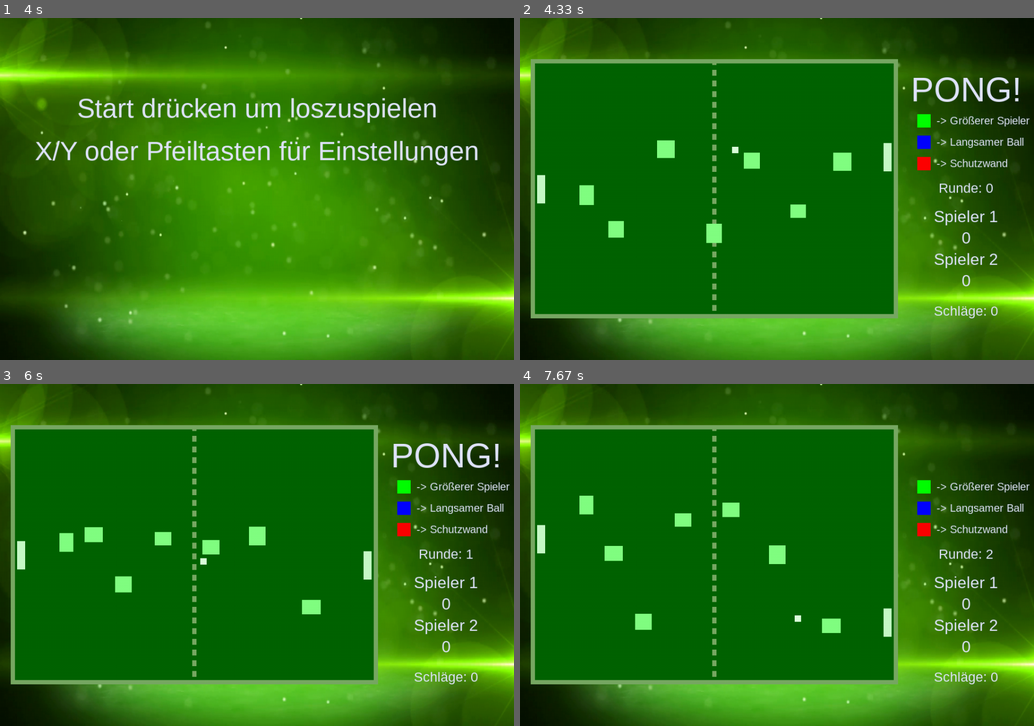
Above: before the commit, frames 1-4 (two rows, left to right).
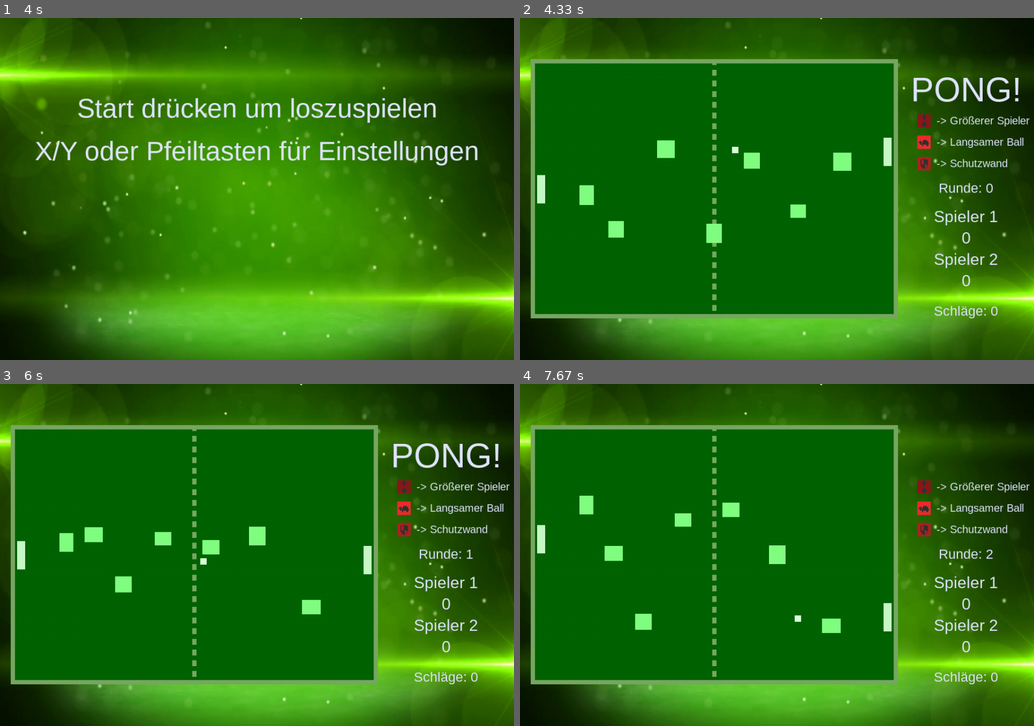
Above: after the commit, the same moments.

Repository: astroPythoner/pygame_Pong
Game: pygame game, started from pong.py
Same seed, same stepped clock (60 frames per second), same inputs: the game is played once before the commit and once after it.
Inputs:
- Up to frame 1 (4 s): hold Right 0.33-0.8 s; hold Up 0.83-1.3 s; tap D at 1.33 s; tap A at 1.67 s; hold Right 2.83-3.47 s
- Up to frame 2 (4.33 s): tap Space at 4 s
- Up to frame 3 (6 s): hold Left 4.5-4.8 s; hold Up 4.83-5.2 s; hold Up 5.23-5.53 s; tap Space at 5.57, 5.9 s
- Up to frame 4 (7.67 s): tap W at 6.23 s; hold Up 6.57-6.87 s; hold Up 6.9-7.27 s; tap Space at 7.63 s

Frame 1 is identical in both runs. In frame 2, 0.4% of the frame differs, in the area x 70-80%, y 28-45%; in frame 3, 0.4%, in the area x 70-80%, y 28-58%; in frame 4, 0.4%.

Commit message:
Schönere Darstellung der Power-Ups

Diff:
--- a/constants.py
+++ b/constants.py
@@ -47,9 +47,9 @@
 BALL_COLOR = (220,255,220)
 MAKIERUNGEN = (120,170,100)
 HINDERNIS_COLOR = (130,255,130)
-LONG_POWER_UP_COLOR =    (0,255,0)
-SCHUTZ_POWER_UP_COLOR =  (255,0,0)
-LANGSAM_POWER_UP_COLOR = (0,0,255)
+LONG_POWER_UP_COLOR =    (139,26,26)
+SCHUTZ_POWER_UP_COLOR =  (178,34,34)
+LANGSAM_POWER_UP_COLOR = (238,44,44)
 
 # POWER_UPS
 LONG_POWER_UP = "long power up"
@@ -105,6 +105,10 @@
 background = pygame.transform.scale(background, (WIDTH, HEIGHT))
 background_rect = background.get_rect()
 
+LANGSAM_POWER_UP_img = load_graphics_from_file_array(["small turtle.png"], img_dir, color_key=BLACK)
+SCHUTZ_POWER_UP_img = load_graphics_from_file_array(["small schild.png"], img_dir, color_key=BLACK)
+LONG_POWER_UP_img = load_graphics_from_file_array(["small pfeile.png"], img_dir, color_key=BLACK)
+
 #pygame.mixer.music.load(path.join(snd_dir, '<name>'))
 #pygame.mixer.music.set_volume(game_music_volume)
 #pygame.mixer.music.play(loops=-1)
--- a/pong.py
+++ b/pong.py
@@ -513,12 +513,15 @@
     def draw_power_up_info(self, center_x, y):
         rechteck = pygame.Rect(center_x - 90, y, 25, 25)
         pygame.draw.rect(screen, LONG_POWER_UP_COLOR, rechteck)
+        screen.blit(pygame.transform.scale(LONG_POWER_UP_img, (24, 24)), (center_x - 90, y))
         self.draw_text(screen,"-> Größerer Spieler",20,center_x-55,y,rect_place="oben_links")
         rechteck = pygame.Rect(center_x - 90, y + 40, 25, 25)
         pygame.draw.rect(screen, LANGSAM_POWER_UP_COLOR, rechteck)
+        screen.blit(pygame.transform.scale(LANGSAM_POWER_UP_img, (24, 24)), (center_x - 90, y + 40))
         self.draw_text(screen,"-> Langsamer Ball",20,center_x-55,y+40,rect_place="oben_links")
         rechteck = pygame.Rect(center_x - 90, y + 80, 25, 25)
         pygame.draw.rect(screen, SCHUTZ_POWER_UP_COLOR, rechteck)
+        screen.blit(pygame.transform.scale(SCHUTZ_POWER_UP_img, (24, 24)), (center_x - 90, y + 80))
         self.draw_text(screen,"-> Schutzwand",20,center_x-55,y+80,rect_place="oben_links")
 
     def show_end_game_info(self, surf, center_x, y, gewonnener_spieler = None):
@@ -664,6 +667,9 @@
         self.game_status = None
         self.schläge = 0
         self.abprallort = None
+        self.last_schlag = None
+        self.player0_has_schutz = False
+        self.player1_has_schutz = False
 
     def detect_and_react_collisions(self):
         # Überprüfen ob der Ball irgendwo abprallen soll
@@ -674,7 +680,7 @@
                     self.abprallort = self.ball.rect.center
                 # Wenn von einem Spieler abgeprallt wurde anzahl der Schläge hochzählen und letzten Schlag dem Spieler zuweisen
                 if hindernis in [self.player0,self.player1]:
-                    if self.schläge == 0:
+                    if self.schläge == 0 and self.with_hindernissen:
                         # Beim ersten Schuss Power-Ups platzieren
                         erstes_hindernis = random.choice(self.hindernisse.sprites())
                         erstes_hindernis.make_to_power_up(list(POWER_UPS.keys())[0])
--- a/sprites.py
+++ b/sprites.py
@@ -28,7 +28,7 @@
     def update(self):
         # Bewegen
         if self.is_computer:
-            self.rect.centery = self.game.ball.rect.centery + 10
+            self.rect.centery = self.game.ball.rect.centery
         else:
             if self.game.check_key_pressed(MOVE_UP, self.player_num):
                 self.rect.y -= self.game.spielfeldhoehe / 50
@@ -88,7 +88,7 @@
         # oben und unten anstoßen
         if self.rect.top <= self.game.spielfeldy + 8:
             if self.game.debug:
-                print("Oben an der Wand abrpallen")
+                print("Oben an der Wand abrpallen (vel:", self.vel,")")
             self.rect.top = self.game.spielfeldy + 8
             self.vel.y = -self.vel.y
             # Fliegt der Ball seitlich am Rand kann er dadruch, dass die Spieler sich nur bis zum Spielfeldrandbewegen können, festhängen. Er fliegt daher zur Seite
@@ -119,7 +119,7 @@
                     self.vel = self.vel.rotate(15)
         if self.rect.bottom >= self.game.spielfeldy + self.game.spielfeldhoehe - 7:
             if self.game.debug:
-                print("Unten an der Wand abrpallen")
+                print("Unten an der Wand abrpallen (vel:", self.vel,")")
             self.rect.bottom = self.game.spielfeldy + self.game.spielfeldhoehe - 7
             self.vel.y = -self.vel.y
             # Fliegt der Ball seitlich am Rand kann er dadruch, dass die Spieler sich nur bis zum Spielfeldrandbewegen können, festhängen. Er fliegt daher zur Seite
@@ -182,6 +182,7 @@
         pygame.sprite.Sprite.__init__(self)
         self.image = pygame.Surface(size)
         self.image.fill(HINDERNIS_COLOR)
+        self.image.set_colorkey(WHITE)
         self.rect = self.image.get_rect()
         self.rect.center = pos
         self.direction = random.choice([MOVE_UP,MOVE_DOWN])
@@ -212,7 +213,18 @@
 
     def make_to_power_up(self, power_up_type):
         self.is_power_type = power_up_type
+        # Mit entsprechender Fabre füllen
         self.image.fill(POWER_UPS[power_up_type])
+        # Power-Up Symbol zeichnen
+        if power_up_type == LANGSAM_POWER_UP:
+            self.image.blit(pygame.transform.scale(LANGSAM_POWER_UP_img, (min(self.image.get_size()), min(self.image.get_size()))), (self.image.get_width()/2 - min(self.image.get_size())/2, self.image.get_height()/2 - min(self.image.get_size())/2));
+            #self.image = pygame.transform.scale(LANGSAM_POWER_UP_img, (min(self.image.get_size()), min(self.image.get_size())))
+        if power_up_type == SCHUTZ_POWER_UP:
+            self.image.blit(pygame.transform.scale(SCHUTZ_POWER_UP_img, (min(self.image.get_size()), min(self.image.get_size()))), (self.image.get_width()/2 - min(self.image.get_size())/2, self.image.get_height()/2 - min(self.image.get_size())/2));
+            #self.image = pygame.transform.scale(SCHUTZ_POWER_UP_img, (min(self.image.get_size()), min(self.image.get_size())))
+        if power_up_type == LONG_POWER_UP:
+            self.image.blit(pygame.transform.scale(LONG_POWER_UP_img, (min(self.image.get_size()), min(self.image.get_size()))), (self.image.get_width()/2 - min(self.image.get_size())/2, self.image.get_height()/2 - min(self.image.get_size())/2));
+            #self.image = pygame.transform.scale(LONG_POWER_UP_img, (min(self.image.get_size()), min(self.image.get_size())))
 
     def remove_from_power_up(self):
         self.is_power_type = False
Binary file added: img/small pfeile.png
Binary file added: img/small schild.png
Binary file added: img/small turtle.png
